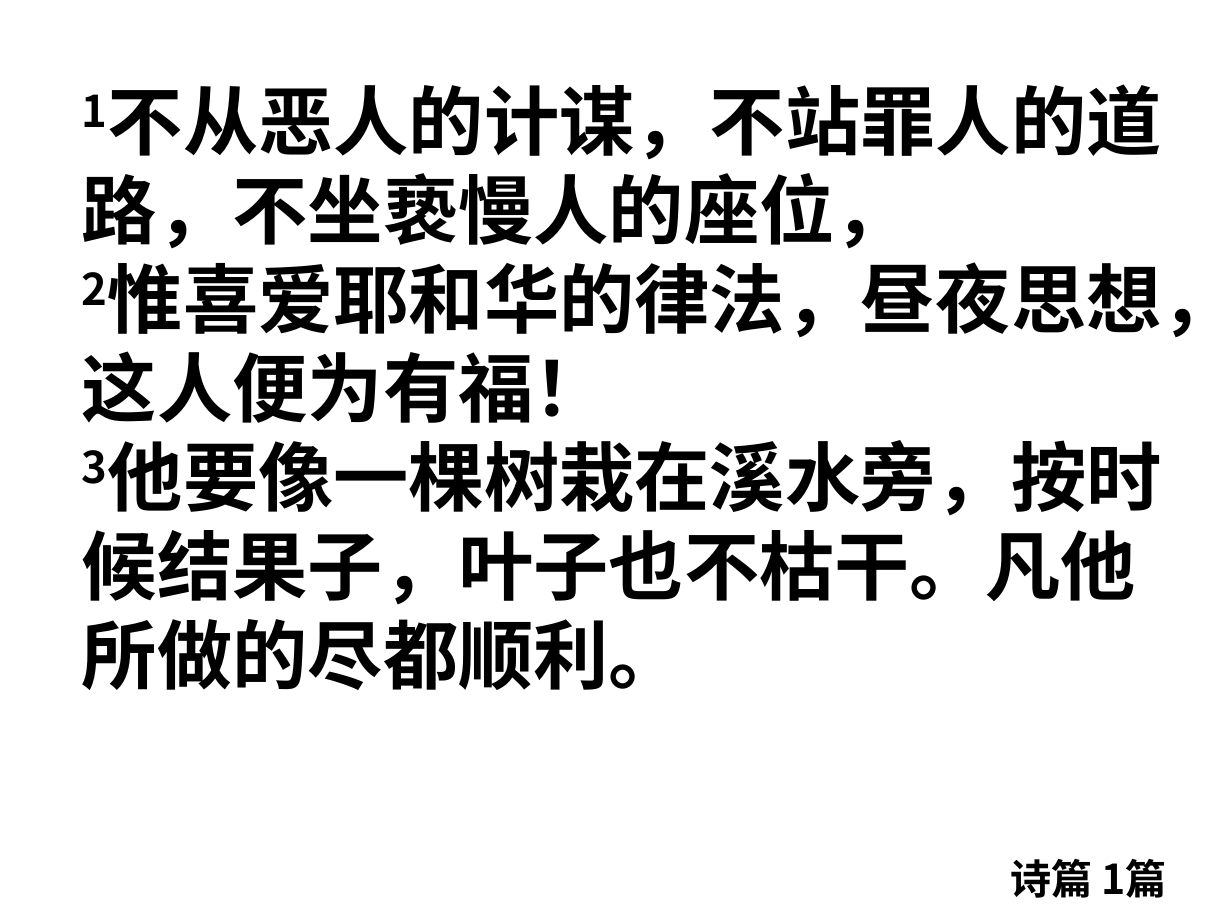
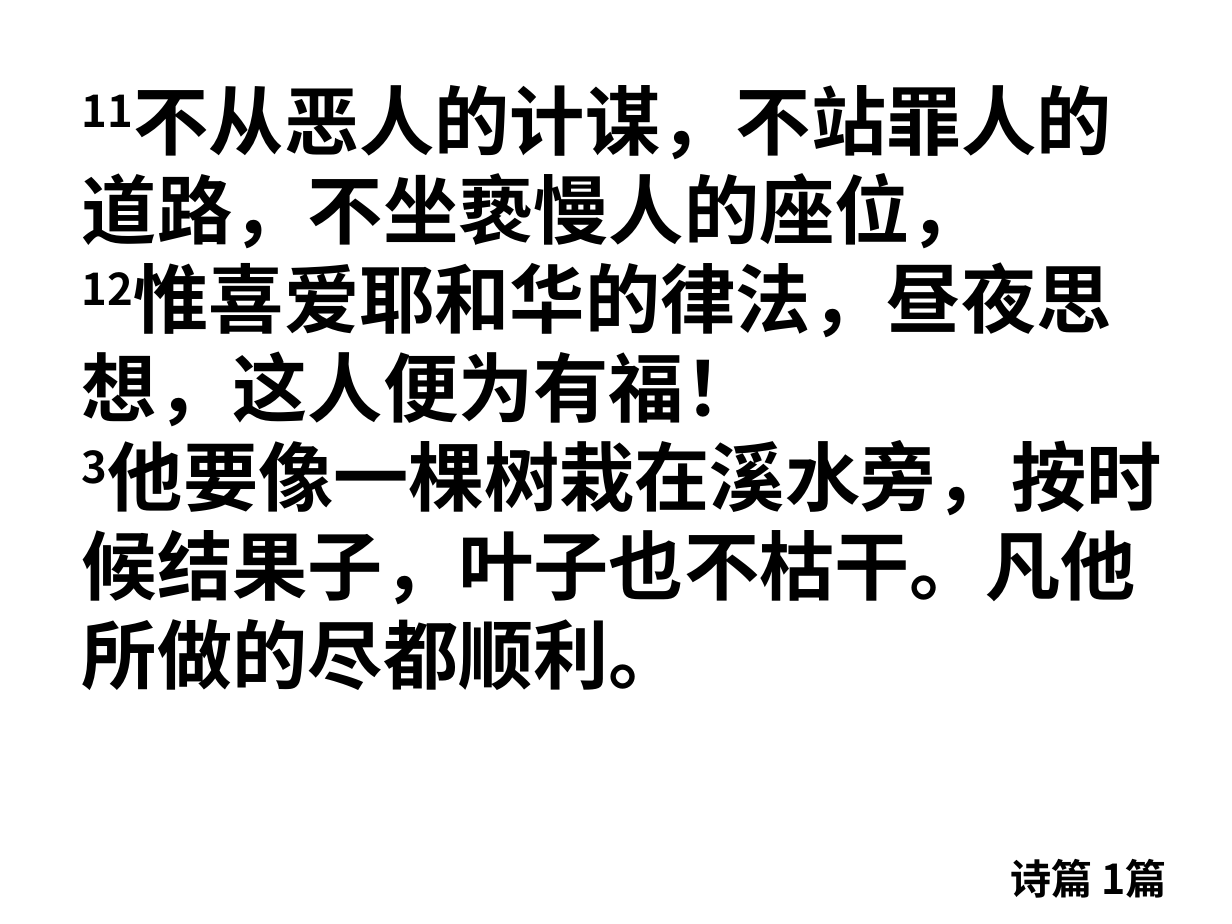
Before and after one commit to jackey-qiu/pyworship, a slide deck: slide 21 of 2023-08-16.pptx. Drawn at 1232x924 pixels with LibreOffice and Linux fonts; fonts in the diff are those of the drawing. Boxes give left, top, right and bottom in pixels: in the first picture for what was removed or moved away, otherwise in the second. Text is boxed around its words. In the diff, an @@ line names an element or a change of style, - is before the commit and + after.

```diff
--- a/2023-08-16.pptx
+++ b/2023-08-16.pptx
@@ text at [82,85,1113,426]: text changed @@
-1不从恶人的计谋，不站罪人的道路，不坐亵慢人的座位，
-2惟喜爱耶和华的律法，昼夜思想，这人便为有福！
+11不从恶人的计谋，不站罪人的道路，不坐亵慢人的座位，
+12惟喜爱耶和华的律法，昼夜思想，这人便为有福！
```
Also in this commit, not shown: 1 other slide changed, 2 other files.
